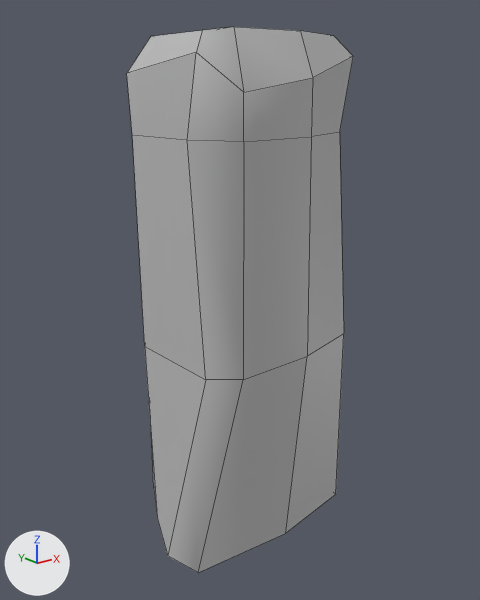
The FBX model BearPrototypes/Assets/Objects/StonePillar.fbx: old version first, new version second.
The view is the same before and after, from a 50 mm lens placed at (-4.58, -5.45, 1.68), pointed at (-0.14, 0.1, -0.54). The lights are fixed; the arrows at lower left show +X, +Y and +Z. Mesh edges are drawn as thin lines. Where no turn or scale is listed for an object, it has been applied to the vertices.

In view in the first picture: 'StonePIllar'.
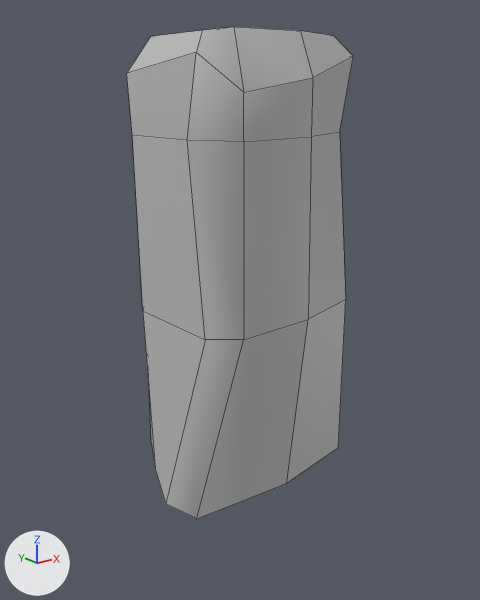
The newer file is also rescaled (x2.2) as a whole; pictures and numbers use the older file's frame.

Boxes [x1, y1, x2, y2] around the edits, measured in the pictures (480 x 600 px; the box of a moved part takes in the faces that stretch with it):
'StonePIllar', reshaped (10% shorter): before [127, 27, 353, 573]; after [127, 27, 353, 519]
part 1 of me_mesh, moved or reshaped: before [142, 138, 344, 573]; after [142, 138, 346, 519]

The change, as a list of edits to the scene's bpy script:
```text
Change me_mesh:
    where me_mesh.from_pydata(...)  # 40 vertices, 35 faces; spans x -1.44..0.93, y -0.88..1.34, z -3.08..2.21
    used by ob_stonepillar; location = (0.0, 0.0, 0.0)
    me_mesh part 1: all 16 vertices in x -1.44..0.93, y -0.88..1.34, z -3.08..-0.94 are scaled about their middle by (1, 1, 0.888), then moved by (0.0, 0.0, 0.53)
```
